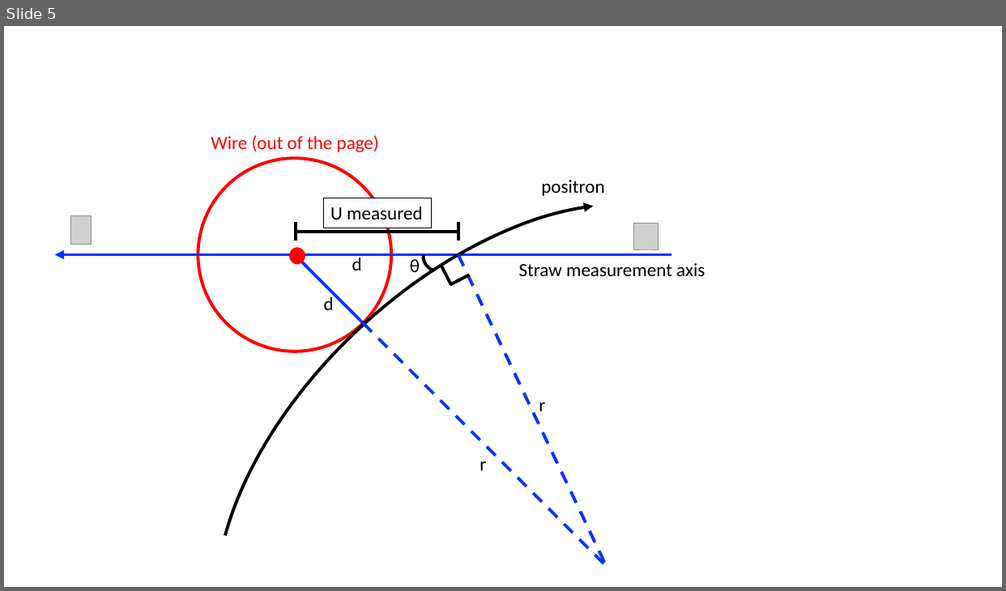
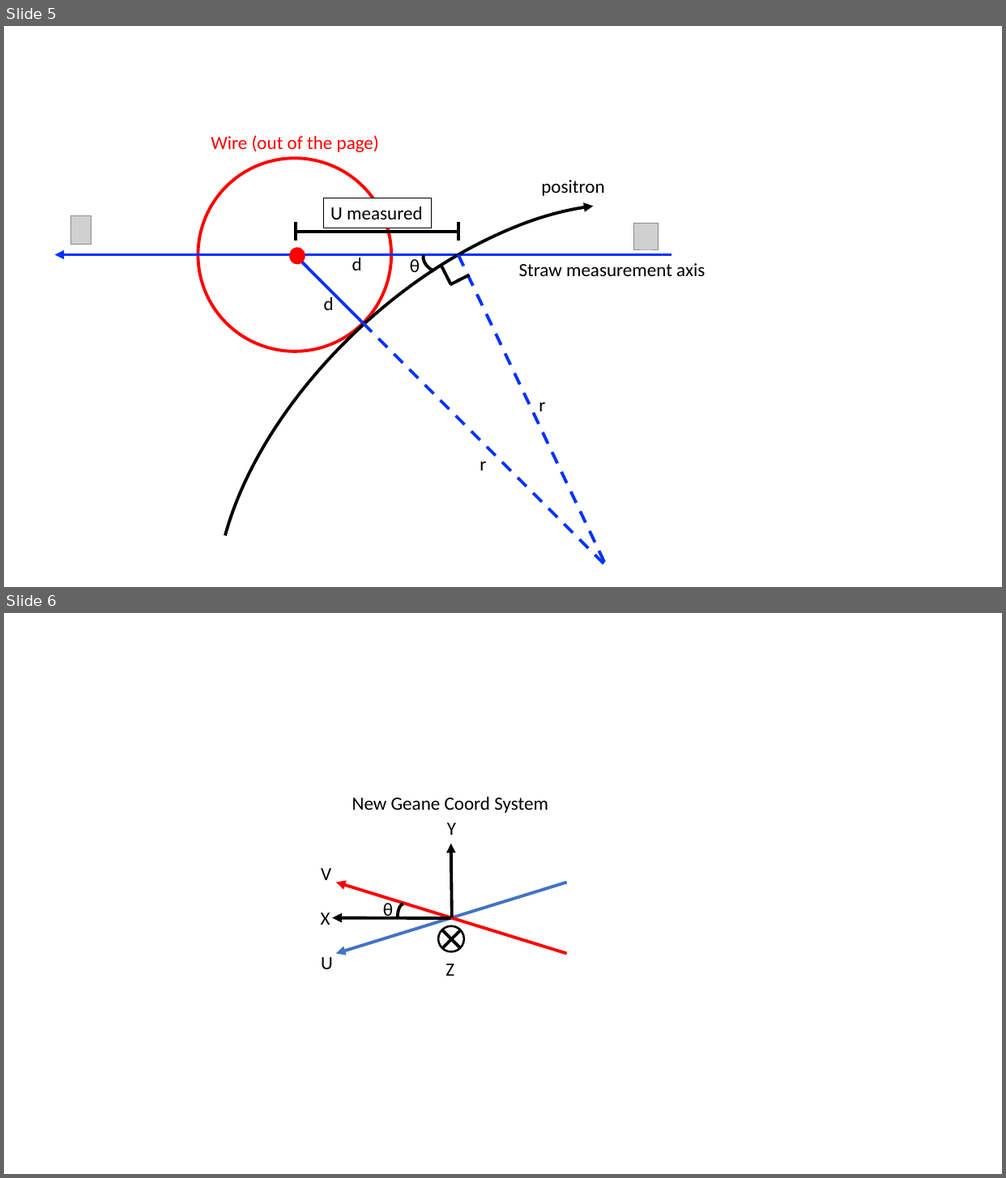
Before and after one commit to nkinnaird/Geane-Documentation, a slide deck: Images/CoordSys/CoordSys.pptx. Shown one above the other, each under a label of ours: slide 5 before the commit, slides 5 and 6 after it. The pictures are 1006x591 and 1006x1178 pixels, drawn with LibreOffice and Linux fonts; fonts in the diff are those of the drawing; grey boxes stand for pictures. Boxes give left, top, right and bottom in pixels: in the first picture for what was removed or moved away, otherwise in the second. Text is boxed around its words. In the diff, an @@ line names an element or a change of style, - is before the commit and + after.

```diff
--- a/Images/CoordSys/CoordSys.pptx
+++ b/Images/CoordSys/CoordSys.pptx
@@ slide 6 added at <box>4,613,1002,1174</box>, background #FFFFFF @@
@@ text added at <box>352,797,548,813</box>, 18 pt, text #000000 @@
+New Geane Coord System
@@ text added at <box>447,823,456,835</box>, 18 pt, text #000000 @@
+Y
@@ arrow added from (452, 918) to (451, 844), #000000 3 pt @@
@@ text added at <box>321,868,331,880</box>, 18 pt, text #000000 @@
+V
@@ arrow added from (567, 883) to (336, 954), #4472C4 3 pt @@
@@ arrow added from (567, 954) to (336, 883), #FF0000 3 pt @@
@@ text added at <box>383,900,393,921</box>, 18 pt, text #000000 @@
+θ
@@ text added at <box>321,913,330,925</box>, 18 pt, text #000000 @@
+X
@@ arrow added from (451, 918) to (333, 918), #000000 3 pt @@
@@ arc (boxed as its full ellipse) added at <box>398,905,410,931</box>, outline #000000 3 pt @@
@@ donut added at <box>438,926,465,953</box>, fill #4472C4, outline #000000 1 pt @@
@@ line added from (442, 930) to (461, 948), #000000 3 pt @@
@@ line added from (462, 930) to (443, 948), #000000 3 pt @@
@@ text added at <box>321,957,333,969</box>, 18 pt, text #000000 @@
+U
@@ text added at <box>445,964,454,976</box>, 18 pt, text #000000 @@
+Z
```
Also in this commit, not shown: 3 other files.
